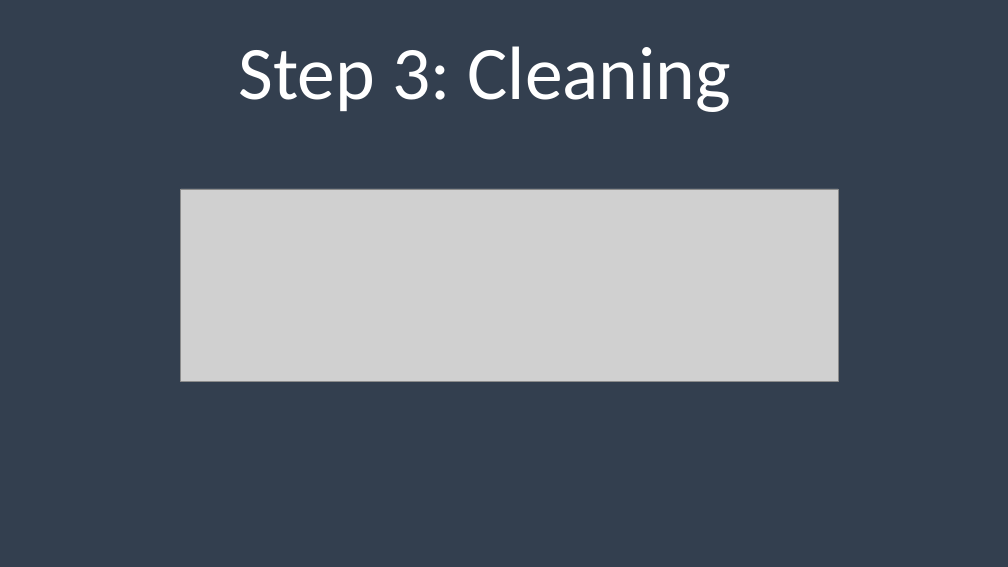
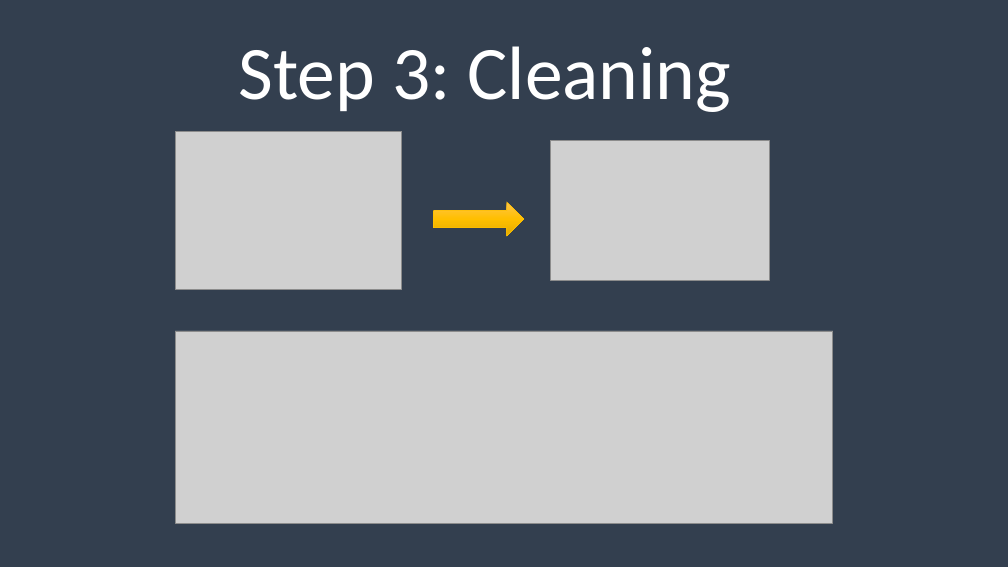
Before and after one commit to FaisalAlsaadi/2023-4516CSQR-FaisalAlsaadi, a slide deck: slide 12 of presentation.pptx. Drawn at 1008x567 pixels with LibreOffice and Linux fonts; fonts in the diff are those of the drawing; grey boxes stand for pictures. Boxes give left, top, right and bottom in pixels: in the first picture for what was removed or moved away, otherwise in the second. Text is boxed around its words. In the diff, an @@ line names an element or a change of style, - is before the commit and + after.

```diff
--- a/presentation.pptx
+++ b/presentation.pptx
@@ picture added at [175, 131, 402, 289] @@
@@ picture added at [551, 141, 770, 281] @@
@@ right arrow added at [433, 202, 523, 236], fill gradient #FFC64B to #FFC000 to #E3AB00, outline #FFC000 0.5 pt @@
@@ picture: place and size @@
-picture at [181, 189, 839, 381]
+picture at [175, 331, 833, 523]
```
Also in this commit, not shown: 9 other slides changed, 2 slides added.
